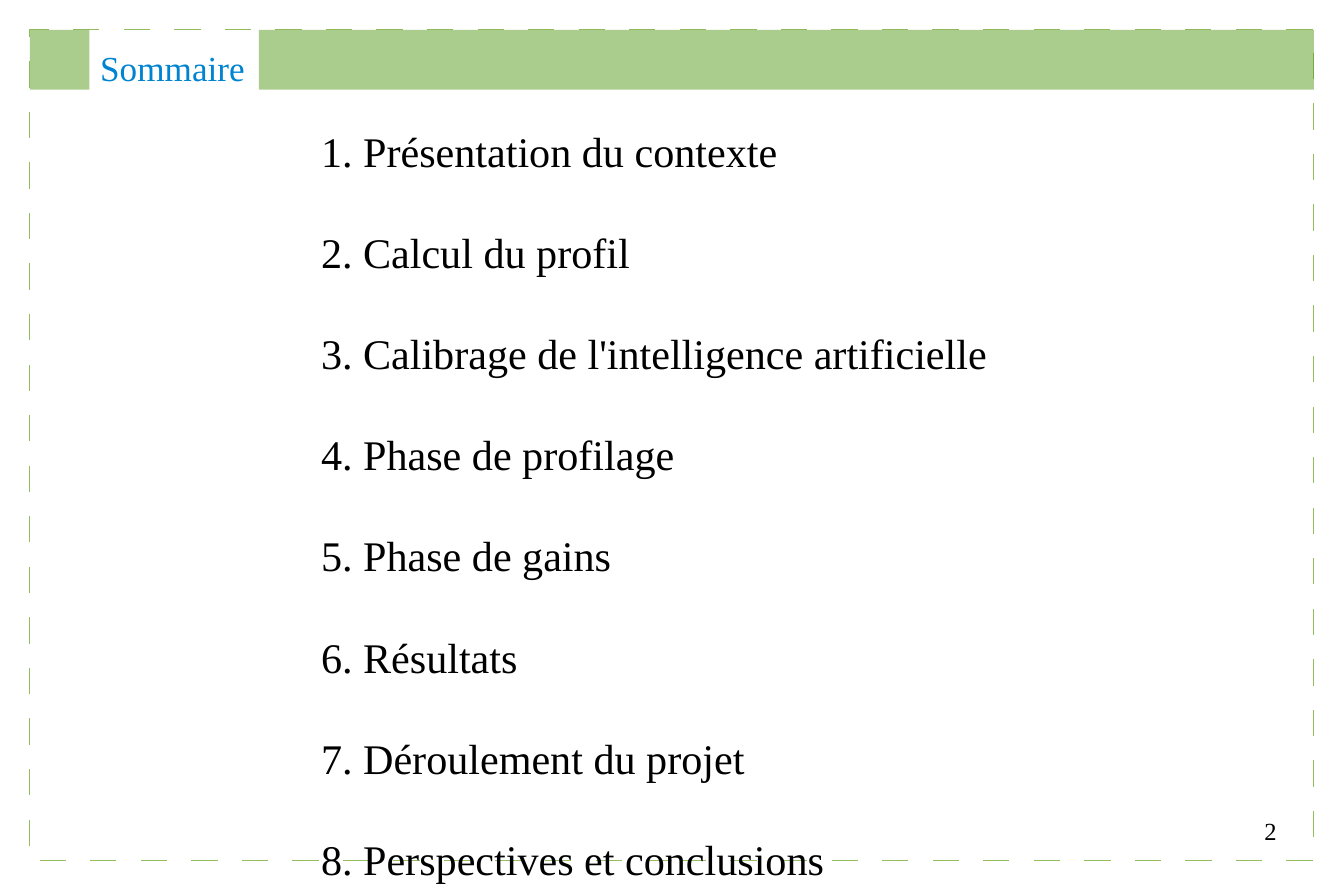
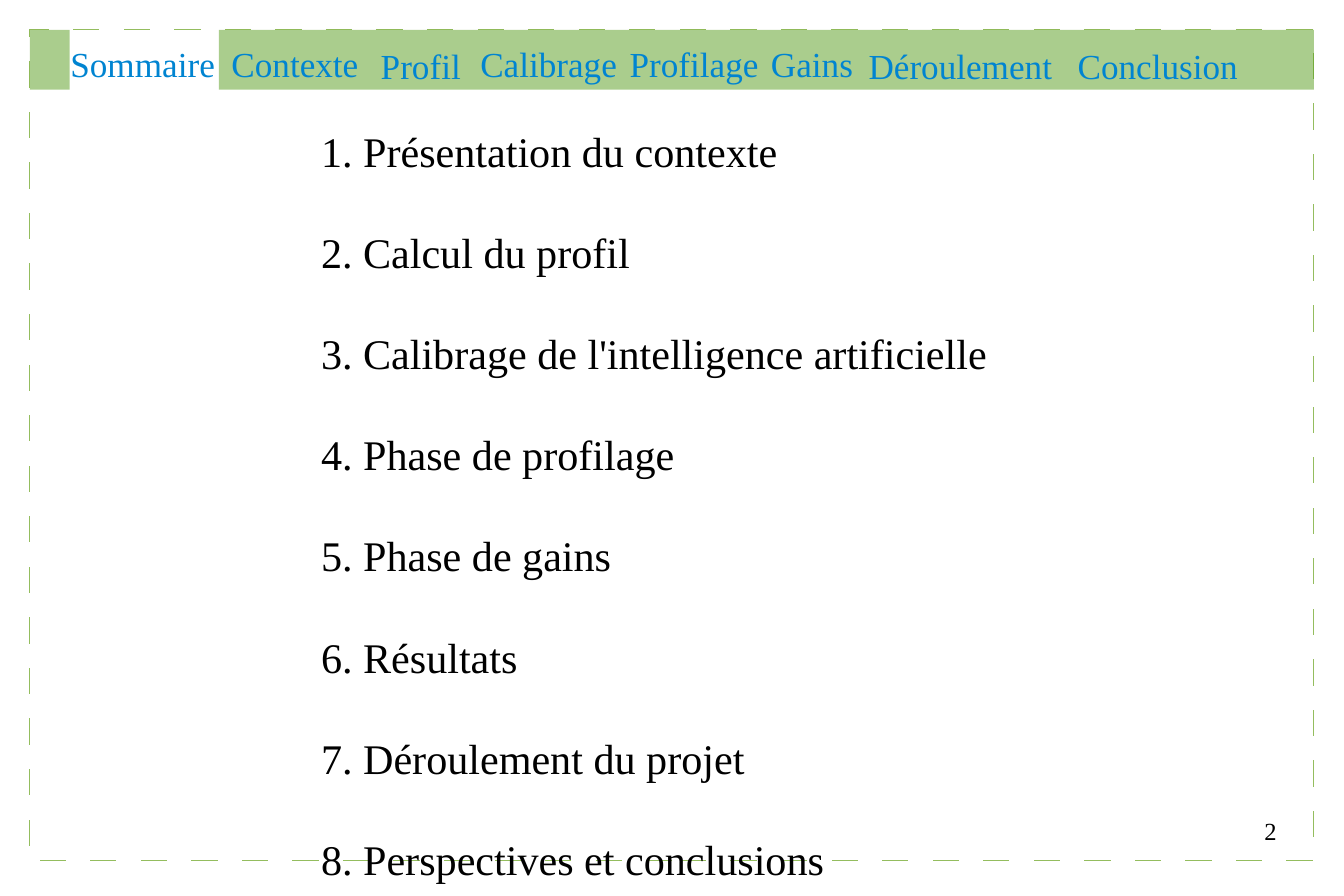
Before and after one commit to Gouga34/TERM1_Poker, a slide deck: slide 2 of Soutenance/presentation.odp. Drawn at 1344x896 pixels with LibreOffice and Linux fonts; fonts in the diff are those of the drawing. Boxes give left, top, right and bottom in pixels: in the first picture for what was removed or moved away, otherwise in the second. Text is boxed around its words. In the diff, an @@ line names an element or a change of style, - is before the commit and + after.

```diff
--- a/Soutenance/presentation.odp
+++ b/Soutenance/presentation.odp
@@ rectangle: place and size @@
-rectangle at (30,30,90,90)
+rectangle at (30,30,70,90)
@@ text "Sommaire": place and size @@
-text "Sommaire" at (100,57,244,82)
+text "Sommaire" at (70,53,214,78)
@@ rectangle: place and size @@
-rectangle at (259,30,1315,90)
+rectangle at (219,30,1314,90)
@@ text added at (231,53,358,78), 20 pt, text #0084D1 @@
+Contexte
@@ text added at (381,54,461,80), 20 pt, text #0084D1 @@
+Profil
@@ text added at (480,52,617,84), 20 pt, text #0084D1 @@
+Calibrage
@@ text added at (630,52,759,84), 20 pt, text #0084D1 @@
+Profilage
@@ text added at (771,53,853,78), 20 pt, text #0084D1 @@
+Gains
@@ text added at (869,54,1053,80), 20 pt, text #0084D1 @@
+Déroulement
@@ text added at (1078,54,1238,80), 20 pt, text #0084D1 @@
+Conclusion
```
Also in this commit, not shown: 9 other slides changed.
